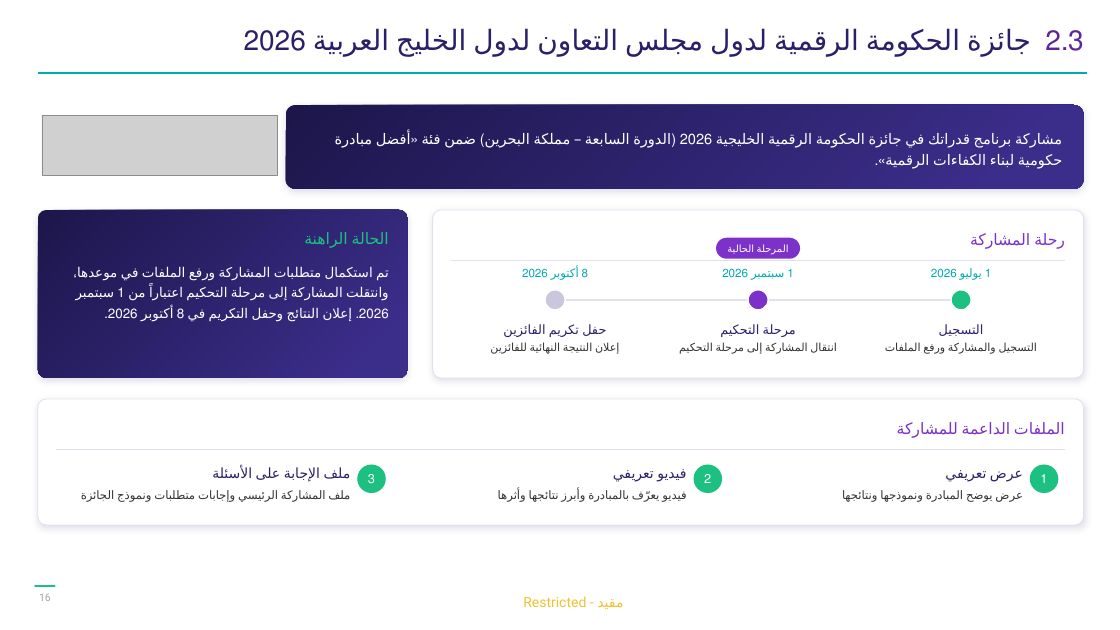
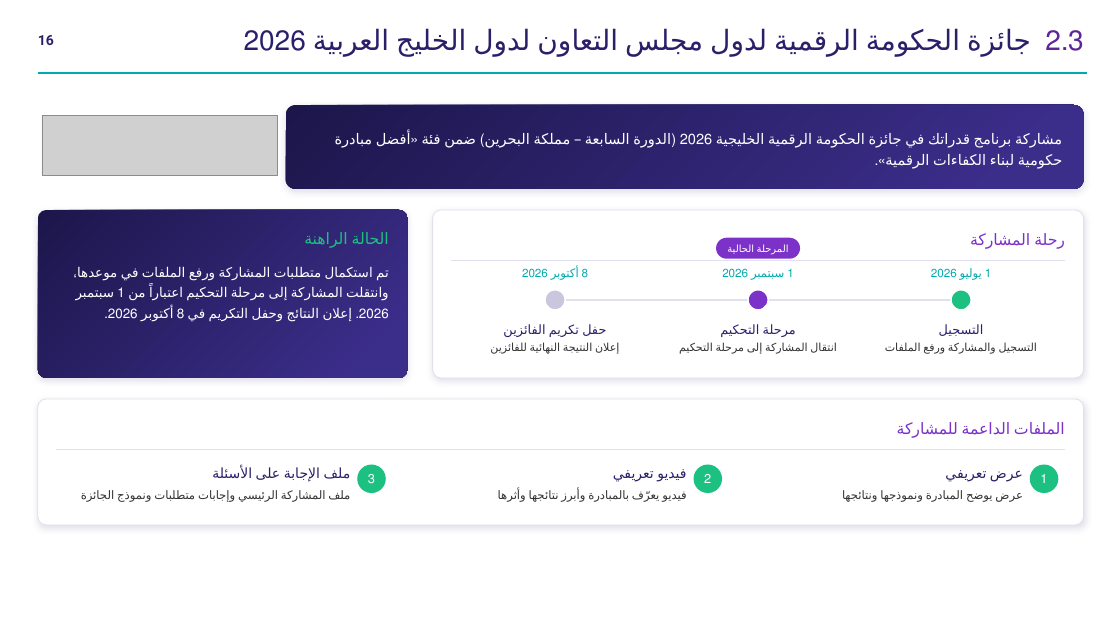
Before and after one commit to moalomary-ux/DGA, a slide deck: slide 16 of docs/presentations/qudratak-progress-report-jun-aug-2026.pptx. Drawn at 1120x630 pixels with LibreOffice and Linux fonts; fonts in the diff are those of the drawing; grey boxes stand for pictures; background and template pictures are left out. Boxes give left, top, right and bottom in pixels: in the first picture for what was removed or moved away, otherwise in the second. Text is boxed around its words. In the diff, an @@ line names an element or a change of style, - is before the commit and + after.

```diff
--- a/docs/presentations/qudratak-progress-report-jun-aug-2026.pptx
+++ b/docs/presentations/qudratak-progress-report-jun-aug-2026.pptx
@@ page number: place and size @@
-page number at <box>39,594,51,601</box>
+page number at <box>38,35,54,45</box>
@@ page number at <box>38,35,54,45</box>: size 9 to 12 pt, text colour #A6A6A6 to #2A206A, bold on; alignment centre to left @@
@@ line removed from (35, 586) to (55, 586) @@
@@ text removed at <box>523,596,623,609</box> @@
-Restricted - مقيد
```
Also in this commit, not shown: 21 other slides changed, 13 other files.
